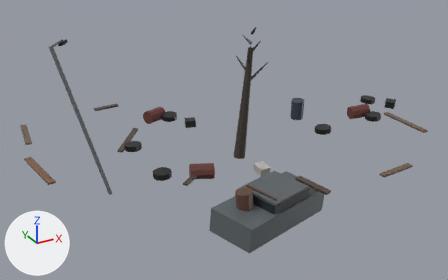
Two versions of the glTF model assets/models/prop_flood_debris_b.glb, one commit apart.
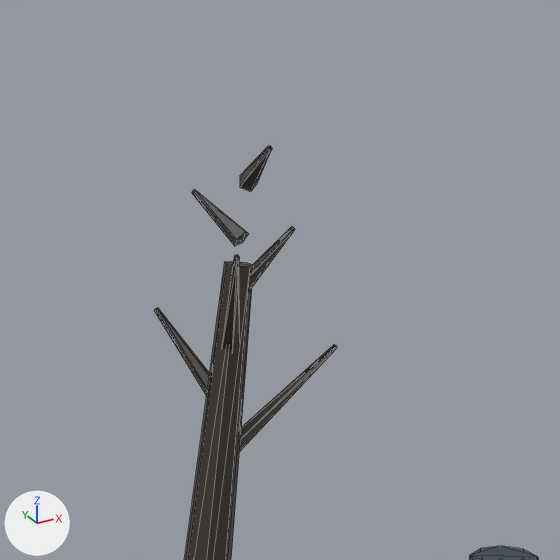
There are two pictures of each version: one whole from a 50 mm camera at (-11.7, -21.05, 10.55) aimed at (-0.13, -0.01, 0.03), one close up on the part from 46% to 69% of the width and 0% to 36% of the height. The lights are fixed; the arrows at lower left show +X, +Y and +Z. The first two pictures are the older version. The close-ups show mesh edges as thin lines. Vertices at exactly the same position are counted once.

In view in the first close-up: 'prop_flood_debris_b'.
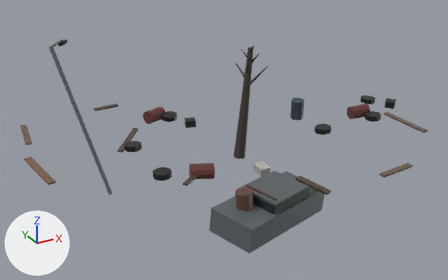
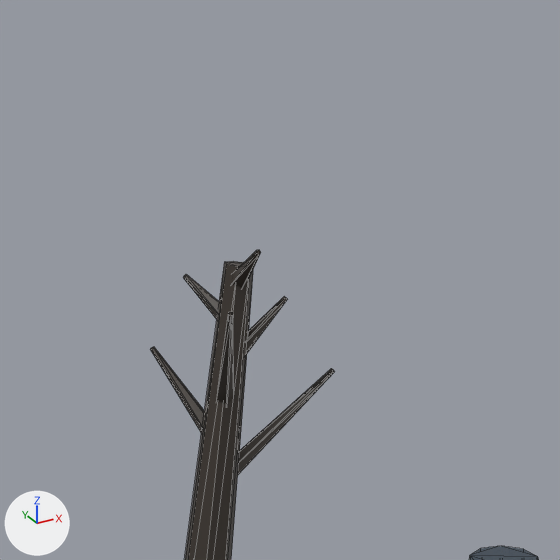
Where the change shows, as pixel boxes (x1, y1, x2, y2) in the close-ups (560 x 560 px; the box of a moved part takes in the faces that stretch with it):
'prop_flood_debris_b', reshaped: before (154, 146, 539, 560); after (150, 250, 539, 560)
part 1 of me_prop_flood_debris_b, moved or reshaped: before (240, 345, 337, 451); after (238, 368, 334, 474)
part 2 of me_prop_flood_debris_b, moved or reshaped: before (154, 308, 209, 396); after (150, 347, 204, 433)
part 3 of me_prop_flood_debris_b, moved or reshaped: before (222, 255, 240, 352); after (217, 312, 234, 405)
part 4 of me_prop_flood_debris_b, moved or reshaped: before (250, 227, 295, 289); after (246, 296, 287, 354)
part 5 of me_prop_flood_debris_b, moved or reshaped: before (192, 189, 249, 246); after (183, 274, 219, 319)
part 6 of me_prop_flood_debris_b, moved or reshaped: before (240, 146, 272, 191); after (232, 250, 261, 288)

Edits to the bpy script that builds the scene:
```text
Change me_prop_flood_debris_b:
    used by ob_prop_flood_debris_b; location = (0.0, 0.0, 0.0)
    remove me_prop_flood_debris_b.from_pydata(...)  # 446 vertices, 748 faces; spans x -8.0..9.3, y -6.5..6.3, z -2.9..4.3
    add me_prop_flood_debris_b.from_pydata(...)  # 446 vertices, 748 faces; spans x -8.0..9.3, y -6.5..6.3, z -2.9..3.8
    me_prop_flood_debris_b part 1: the loose piece of 10 vertices spanning x 2.2..3.4, y 2.0..2.2, z 1.5..2.4 is moved by (0.0, 0.0, -0.2)
    me_prop_flood_debris_b part 2: the loose piece of 10 vertices spanning x 2.0..2.3, y 2.0..2.8, z 2.0..2.7 is moved by (0.0, 0.0, -0.3)
    me_prop_flood_debris_b part 3: the loose piece of 10 vertices spanning x 1.8..2.4, y 1.2..2.2, z 2.4..3.5 is moved by (-0.1, 0.0, -0.4)
    me_prop_flood_debris_b part 4: the loose piece of 10 vertices spanning x 2.3..2.9, y 2.0..2.2, z 2.9..3.4 is moved by (-0.1, 0.0, -0.6)
    me_prop_flood_debris_b part 5: the loose piece of 10 vertices spanning x 2.2..2.5, y 2.1..2.6, z 3.3..3.7 is moved by (-0.1, 0.0, -0.7)
    me_prop_flood_debris_b part 6: the loose piece of 10 vertices spanning x 2.3..2.6, y 1.5..2.2, z 3.7..4.3 is moved by (-0.1, 0.0, -0.8)
```
